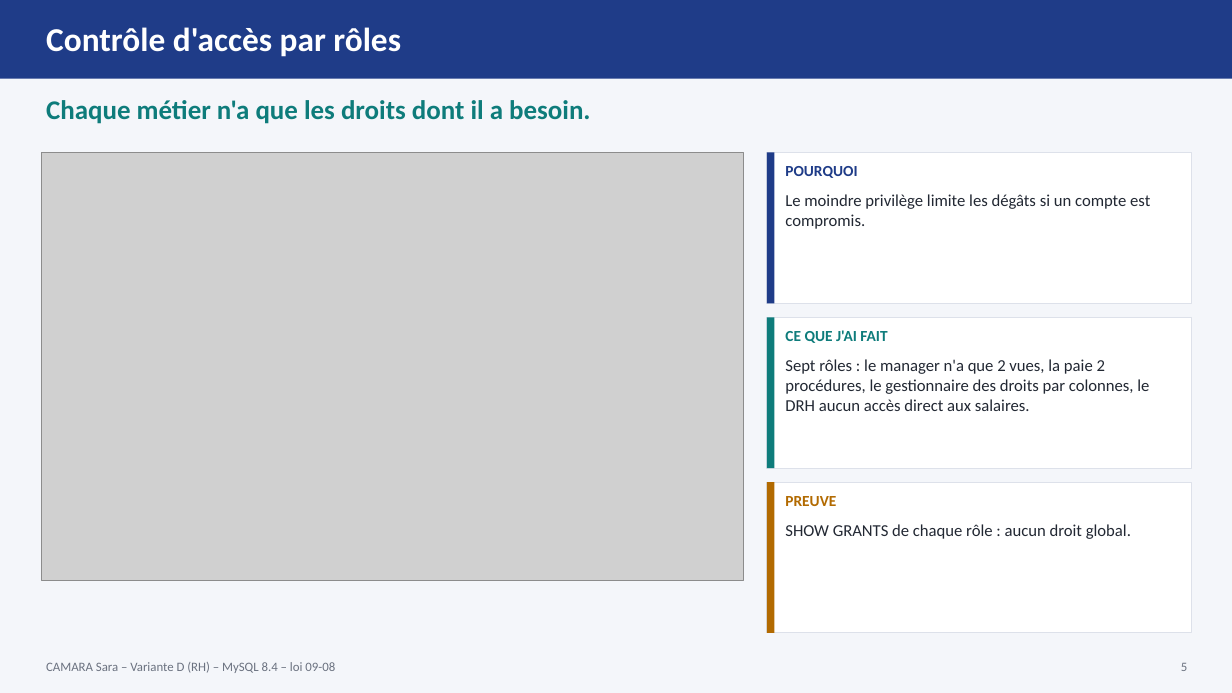
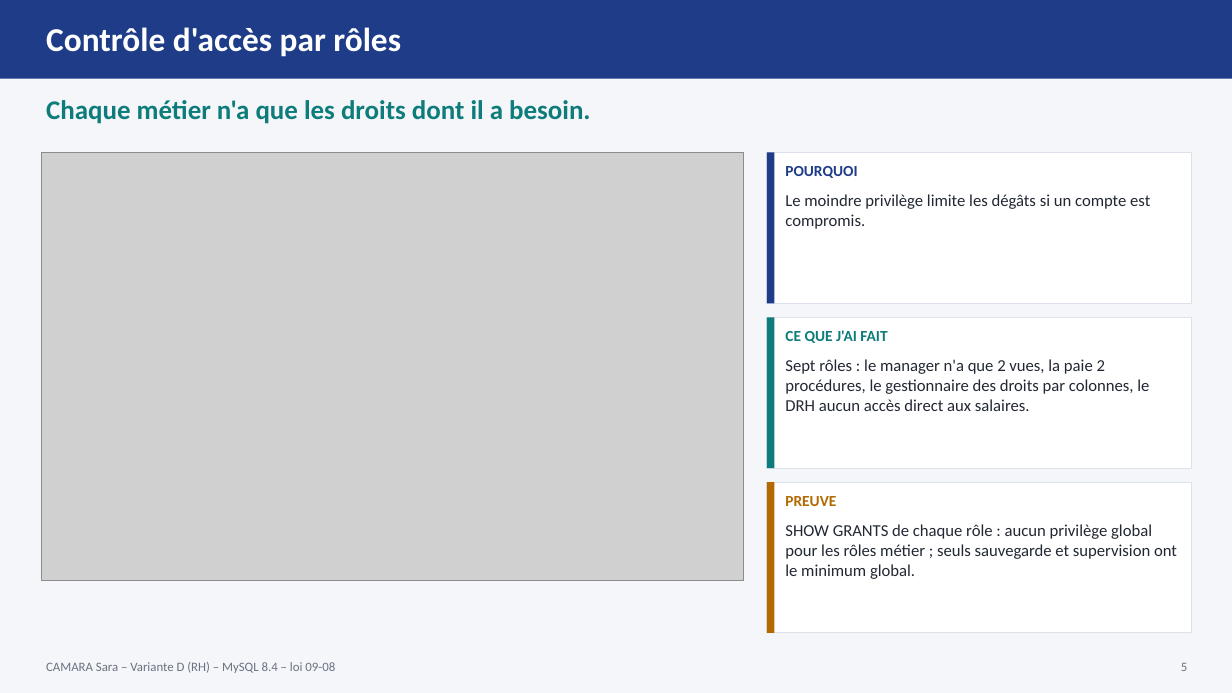
Before and after one commit to saracamara2006/Projet-s-curit-, a slide deck: slide 5 of presentation.pptx. Drawn at 1232x693 pixels with LibreOffice and Linux fonts; fonts in the diff are those of the drawing; grey boxes stand for pictures. Boxes give left, top, right and bottom in pixels: in the first picture for what was removed or moved away, otherwise in the second. Text is boxed around its words. In the diff, an @@ line names an element or a change of style, - is before the commit and + after.

```diff
--- a/presentation.pptx
+++ b/presentation.pptx
@@ text at [785,524,1177,579]: text changed @@
-SHOW GRANTS de chaque rôle : aucun droit global.
+SHOW GRANTS de chaque rôle : aucun privilège global pour les rôles métier ; seuls sauvegarde et supervision ont le minimum global.
```
Also in this commit, not shown: 3 other slides changed, 1 other file.
